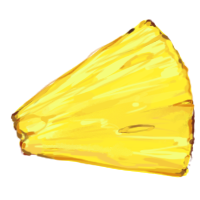
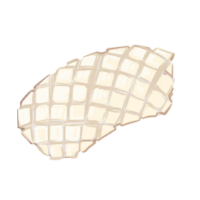
Layered file, before and after one edit (w=200, h=200). Changes by layer:
added group "Squid" with 13 layers above "Layer 4" over [11, 19, 193, 178]
added layer "Layer 17" in group "Squid" over [16, 44, 184, 161]
moved "Layer 1" into group "PineApple", painted on it over [10, 19, 196, 178]
